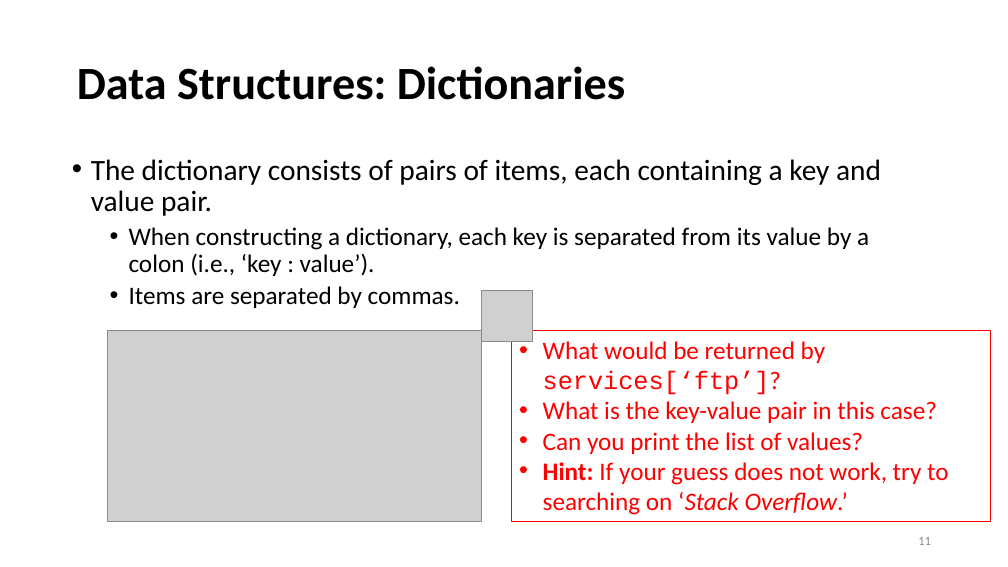
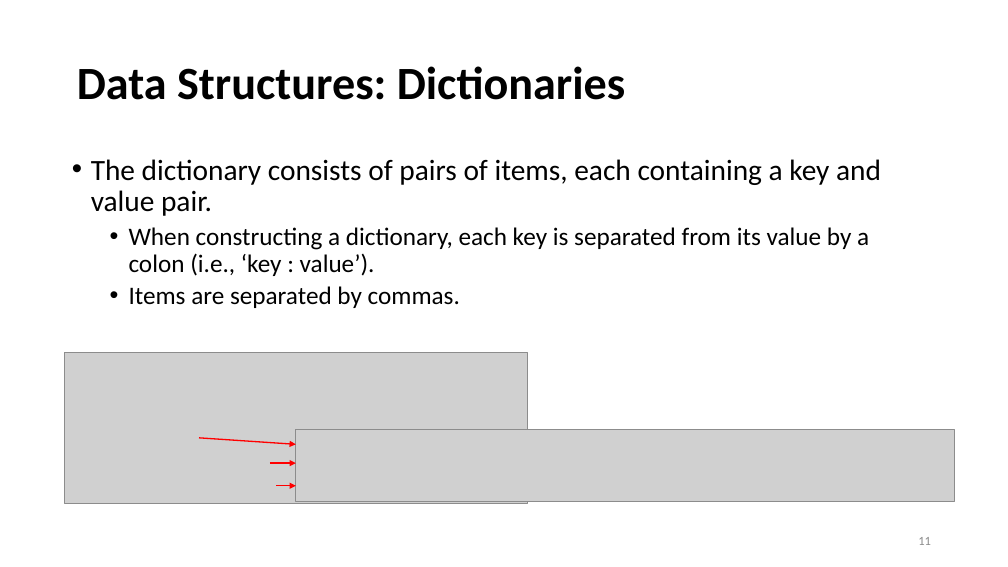
Before and after one commit to ailab-ua/courses, a slide deck: slide 11 of resources/PythonReview_1.pptx. Drawn at 1008x567 pixels with LibreOffice and Linux fonts; fonts in the diff are those of the drawing; grey boxes stand for pictures. Boxes give left, top, right and bottom in pixels: in the first picture for what was removed or moved away, otherwise in the second. Text is boxed around its words. In the diff, an @@ line names an element or a change of style, - is before the commit and + after.

```diff
--- a/resources/PythonReview_1.pptx
+++ b/resources/PythonReview_1.pptx
@@ picture removed at (482, 290, 532, 341) @@
@@ picture: place and size @@
-picture at (107, 331, 481, 522)
+picture at (64, 352, 528, 503)
@@ rectangle removed at (512, 330, 991, 521) @@
-• What would be returned by services[‘ftp’]?
-• What is the key-value pair in this case?
-• Can you print the list of values?
-• Hint: If your guess does not work, try to searching on ‘Stack Overflow.’
@@ arrow added from (199, 438) to (296, 445), #FF0000 1.25 pt @@
@@ picture added at (296, 430, 954, 501) @@
@@ arrow added from (270, 464) to (296, 464), #FF0000 1.25 pt @@
@@ arrow added from (276, 486) to (296, 486), #FF0000 1.25 pt @@
```
Also in this commit, not shown: 21 other slides changed, 1 slide added, 3 slides removed.
